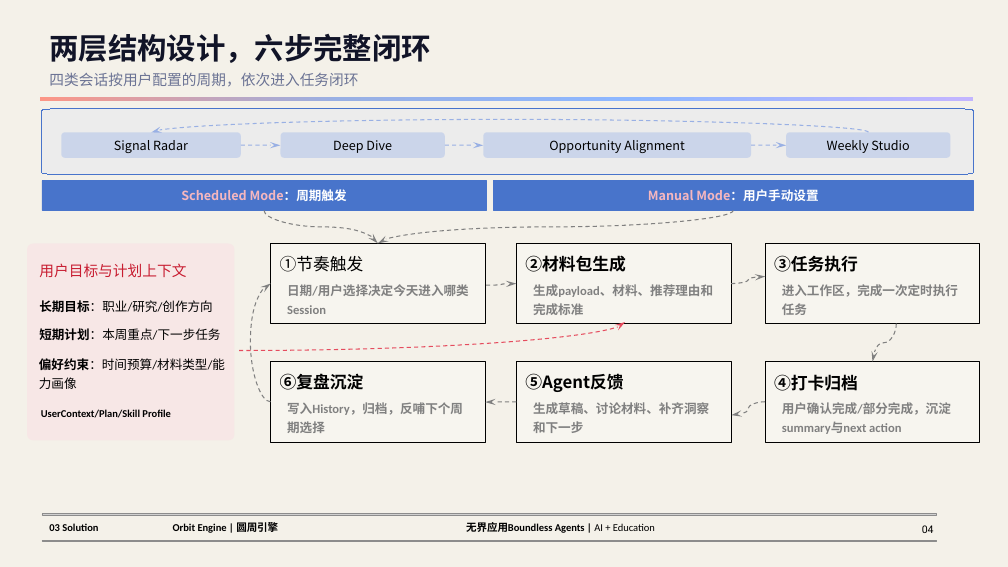
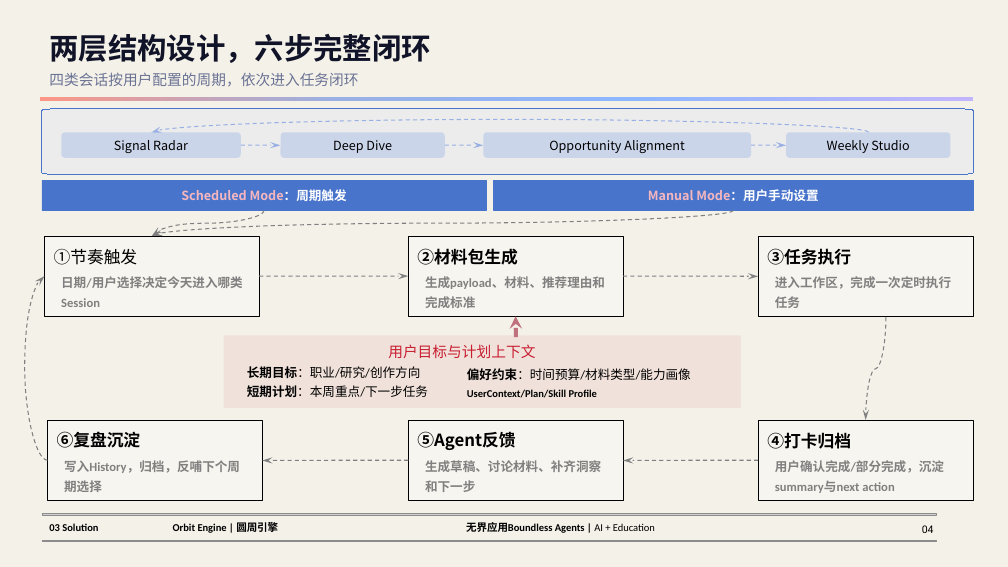
Before and after one commit to understand-hani/Orbit-Engine, a slide deck: slide 6 of ppt/圆周引擎OrbitEngine.pptx (slide 7 before the commit). Drawn at 1008x567 pixels with LibreOffice and Linux fonts; fonts in the diff are those of the drawing; grey boxes stand for pictures; background and template pictures are left out. Boxes give left, top, right and bottom in pixels: in the first picture for what was removed or moved away, otherwise in the second. Text is boxed around its words. In the diff, an @@ line names an element or a change of style, - is before the commit and + after.

```diff
--- a/ppt/圆周引擎OrbitEngine.pptx
+++ b/ppt/圆周引擎OrbitEngine.pptx
@@ 2 texts, 1 rectangle: place and size @@
-2 texts, 1 rectangle at (271,243,485,324)
+2 texts, 1 rectangle at (45,236,259,316)
@@ curved arrow moved from (264, 210) - (378, 243) to (264, 210) - (152, 236) @@
@@ curved arrow moved from (734, 210) - (378, 243) to (734, 210) - (152, 236) @@
@@ 2 texts, 1 rectangle: place and size @@
-2 texts, 1 rectangle at (516,243,731,324)
+2 texts, 1 rectangle at (408,236,623,316)
@@ 2 texts, 1 rectangle: place and size @@
-2 texts, 1 rectangle at (765,243,980,324)
+2 texts, 1 rectangle at (758,236,973,316)
@@ freeform shape removed at (27,243,234,440) @@
@@ curved arrow moved from (271, 402) - (271, 284) to (48, 461) - (45, 276) @@
@@ curved arrow moved from (486, 285) - (516, 284) to (259, 276) - (408, 276) @@
@@ curved arrow moved from (731, 284) - (765, 277) to (623, 276) - (758, 277) @@
@@ curved arrow removed from (239, 351) to (625, 322) @@
@@ curved arrow added from (516, 337) to (516, 316), #BF727E 4 pt @@
@@ curved arrow moved from (897, 324) - (873, 361) to (886, 318) - (866, 420) @@
@@ rectangle added at (224,336,741,408), fill #EAC2BA at 30% opacity @@
@@ text "用户目标与计划上下文": place and size @@
-text "用户目标与计划上下文" at (39,263,186,277)
+text "用户目标与计划上下文" at (388,344,535,358)
@@ text "用户目标与计划上下文" at (388,344,535,358): alignment left to centre @@
@@ text "偏好约束：时间预算/材料类型/能力画像" rewrapped from (39,358,225,389) to (467,368,691,380) @@
@@ text "长期目标：职业/研究/创作方向": place and size @@
-text "长期目标：职业/研究/创作方向" at (39,300,213,312)
+text "长期目标：职业/研究/创作方向" at (247,366,421,378)
@@ text "短期计划：本周重点/下一步任务": place and size @@
-text "短期计划：本周重点/下一步任务" at (39,328,220,340)
+text "短期计划：本周重点/下一步任务" at (247,385,428,397)
@@ text "UserContext/Plan/Skill Profile": place and size @@
-text "UserContext/Plan/Skill Profile" at (41,409,170,418)
+text "UserContext/Plan/Skill Profile" at (467,389,597,398)
@@ 2 texts, 1 rectangle: place and size @@
-2 texts, 1 rectangle at (271,361,485,442)
+2 texts, 1 rectangle at (48,420,262,501)
@@ 2 texts, 1 rectangle: place and size @@
-2 texts, 1 rectangle at (516,361,731,442)
+2 texts, 1 rectangle at (408,420,623,501)
@@ 2 texts, 1 rectangle: place and size @@
-2 texts, 1 rectangle at (765,361,980,442)
+2 texts, 1 rectangle at (758,420,973,501)
@@ curved arrow moved from (516, 402) - (485, 402) to (408, 461) - (262, 461) @@
@@ curved arrow moved from (765, 402) - (731, 415) to (758, 461) - (623, 461) @@
```
Also in this commit, not shown: 1 other slide changed, 5 slides added, 2 slides removed, 11 other files.
